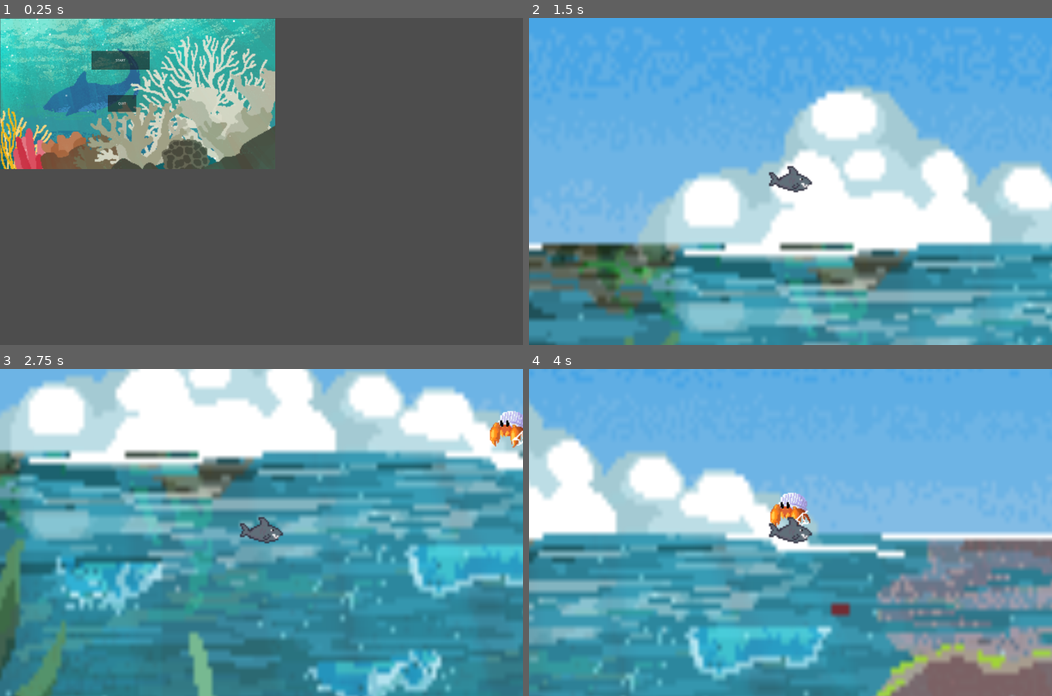
Above: before the commit, frames 1-4 (two rows, left to right).
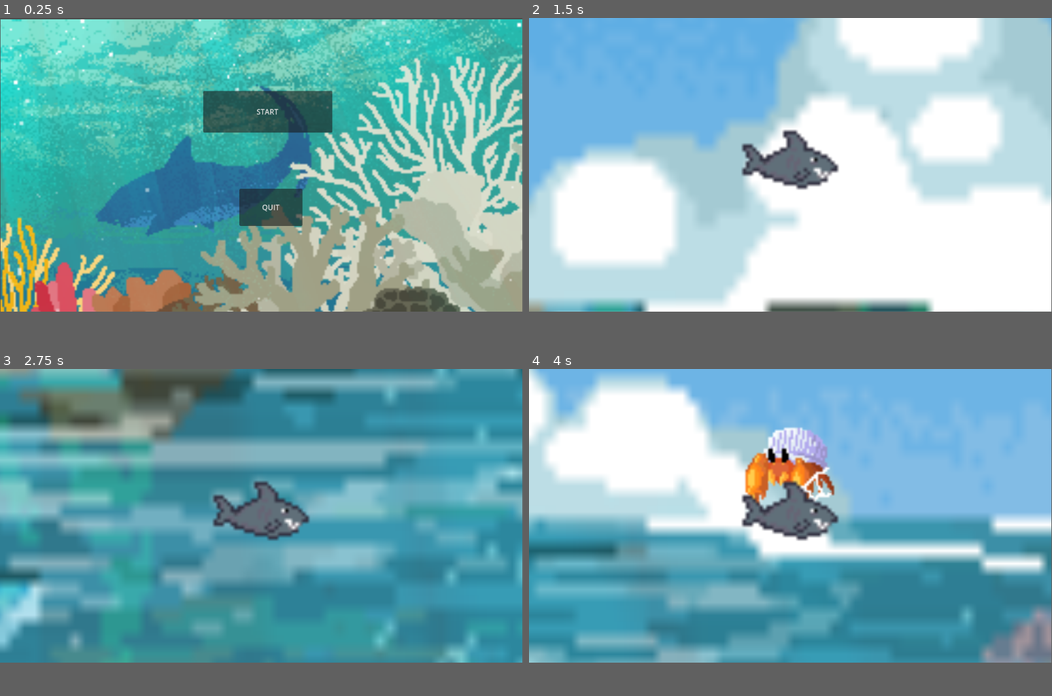
Above: after the commit, the same moments.

Repository: M-L-o-g-i-c/s.h.a.r.k
Game: Godot game, scene res://scenes/menus/enter.tscn
Same seed, same stepped clock (60 frames per second), same inputs: the game is played once before the commit and once after it. The engine's default icon, where the game draws it, is replaced by a stand-in: a white triangle on a blue panel in a dark square.
Inputs:
- Up to frame 1 (0.25 s): no input
- Up to frame 2 (1.5 s): click "START" at 0.5 s; tap Enter at 1.25 s; hold D (right) from 1.28 s (still down); hold Shift (boost) from 1.28 s (still down)
- Up to frame 3 (2.75 s): release D (right) at 2.03 s; release Shift (boost) at 2.03 s; hold S (down) from 2.03 s (still down); tap Shift (boost) at 2.1 s
- Up to frame 4 (4 s): release S (down) at 2.78 s; hold D (right) 2.78-3.53 s; hold Shift (boost) 2.78-3.53 s; hold W (up) from 3.53 s (still down); tap Shift (boost) at 3.6 s
In our replay, the window is 800x500 before the commit and 799x449 after it. These sizes can differ from the game's own. Grey fills any space a smaller window leaves; there, only what the larger window draws over its background counts as a difference.

The runs differ from the first frame. In frame 1, 85% of the frame differs, in the area x 0-100%, y 0-90%; in frame 2, 69%; in frame 3, 66%; in frame 4, 58%.

Commit message:
last push before swim
we got it

Diff:
--- /dev/null
+++ b/CompetitiveProgramming/mains/Resources/Item.gd
@@ -0,0 +1,27 @@
+extends Resource
+
+
+
+
+
+
+
+
+
+
+
+
+
+
+
+
+
+
+
+
+
+class_name Item
+@export var title : String
+@export var icon : Texture2D
+@export var cost : int
+@export var itemID : int
--- a/CompetitiveProgramming/mains/cp/MOST_IMPORTANT/GameManager.gd
+++ b/CompetitiveProgramming/mains/cp/MOST_IMPORTANT/GameManager.gd
@@ -21,18 +21,20 @@
 
 
 var coin_count : int = 0
+
+#level 1
 var starfish_killed : int = 0
 var lionfish_killed : int = 0
 const STARFISH_TARGET : int = 6
-const LIONFISH_TARGET : int =0
+const LIONFISH_TARGET : int = 0
 
-signal coin_earned()
-signal coin_gained()
+# comment signal coin_earned()
+# comment signal coin_gained()
 # gained means free money
 # everything is better when they are free
 
-signal coin_lost()
-signal coin_spent()
+#comment signal coin_lost()
+#comment signal coin_spent()
 
 
 
--- /dev/null
+++ b/CompetitiveProgramming/shopui/reef_shop.gd
@@ -0,0 +1,55 @@
+extends Control
+
+
+
+
+
+
+
+
+
+
+
+
+
+
+
+
+
+
+
+
+
+var previous : int = 0
+var flash_color : Color = Color.GOLD
+var cs : String
+var CCoins : int = 0:
+	set(new_value):
+		if(new_value < previous): flash_color = Color.RED
+		else: flash_color = Color.GREEN
+		$CoralCoins.modulate = flash_color
+		cs = "Coral Coins : " + str(new_value)
+		$CoralCoins.text = cs
+
+		$CC.start()
+		previous = new_value
+
+func _on_cc_timeout():
+	flash_color = Color.GOLD
+	$CoralCoins.modulate = flash_color
+
+
+
+
+
+enum MODE {
+	OFF,
+	ON
+}
+
+# enum increments each constant so it is basically 0 and 1
+	#revert color
+# flashes different colors each time +
+
+
+# CCoins stand for coral coins
--- a/Item.gd
+++ /dev/null
@@ -1,28 +0,0 @@
-extends Node
-
-
-
-
-
-
-
-
-
-
-
-
-
-
-
-
-
-
-
-
-
-class_name Item
-
-@export var item_name : String
-@export var icon : Texture2D
-
-#this is our item global
--- a/project.godot
+++ b/project.godot
@@ -21,8 +21,6 @@
 
 [display]
 
-window/size/viewport_width=3840
-window/size/viewport_height=2160
 window/size/mode=2
 
 [global_group]
--- a/scenes/mainTasks/earlyStage/level_2.tscn
+++ b/scenes/mainTasks/earlyStage/level_2.tscn
@@ -2,5 +2,16 @@
 
 [ext_resource type="Script" uid="uid://bhlwrrjrr6pfe" path="res://scenes/mainTasks/earlyStage/level_2.gd" id="1_0fqpd"]
 
+[sub_resource type="RectangleShape2D" id="RectangleShape2D_0fqpd"]
+
 [node name="Level2" type="Node2D" unique_id=1064622894]
 script = ExtResource("1_0fqpd")
+
+[node name="Lessons" type="Node" parent="." unique_id=1622670723]
+
+[node name="Leak1" type="Area2D" parent="Lessons" unique_id=893819749]
+
+[node name="Sprite1" type="Sprite2D" parent="Lessons/Leak1" unique_id=643106828]
+
+[node name="Coll1" type="CollisionShape2D" parent="Lessons/Leak1" unique_id=1102269558]
+shape = SubResource("RectangleShape2D_0fqpd")
--- a/scenes/menus/Shop/reef_shop.gd
+++ /dev/null
@@ -1,23 +0,0 @@
-extends Control
-
-
-
-
-
-
-
-
-
-
-
-
-
-
-
-
-
-
-
-
-
-var CoralCoins : int = 0
--- a/scenes/menus/Shop/reef_shop.tscn
+++ b/scenes/menus/Shop/reef_shop.tscn
@@ -1,49 +1,36 @@
 [gd_scene format=3 uid="uid://0gob41x81xg"]
 
-[ext_resource type="Script" uid="uid://6mouh4u345sn" path="res://scenes/menus/Shop/reef_shop.gd" id="1_0kafp"]
+[ext_resource type="Texture2D" uid="uid://cp3bufqm88gao" path="res://assets/art/created_assets/background/shop.png" id="1_0kafp"]
+[ext_resource type="Script" uid="uid://cg3ktu7pnww5l" path="res://CompetitiveProgramming/shopui/reef_shop.gd" id="1_nr5xl"]
 
-[node name="ReefShop" type="Control" unique_id=197530430]
+[node name="ReefShop" type="Control" unique_id=1820500211]
 layout_mode = 3
 anchors_preset = 15
 anchor_right = 1.0
 anchor_bottom = 1.0
-offset_right = 41.0
-offset_bottom = 24.0
 grow_horizontal = 2
 grow_vertical = 2
-script = ExtResource("1_0kafp")
+script = ExtResource("1_nr5xl")
 
-[node name="UI" type="CanvasLayer" parent="." unique_id=528733859]
+[node name="ColorRect" type="ColorRect" parent="." unique_id=1539620129]
+layout_mode = 0
+offset_right = 1153.0
+offset_bottom = 652.0
+color = Color(0, 0.77254903, 0.78431374, 1)
 
-[node name="CoralCoins" type="Label" parent="UI" unique_id=574677597]
-offset_left = 1439.0
-offset_top = 84.0
-offset_right = 2039.0
-offset_bottom = 447.0
-text = "coral coins:"
+[node name="TextureRect" type="TextureRect" parent="." unique_id=862417037]
+layout_mode = 0
+offset_right = 1152.0
+offset_bottom = 648.0
+texture = ExtResource("1_0kafp")
 
-[node name="ShopPanels" type="Panel" parent="UI" unique_id=704191941]
-offset_left = 2918.0
-offset_top = 288.0
-offset_right = 3827.0
-offset_bottom = 1585.0
-size_flags_horizontal = 8
+[node name="CoralCoins" type="Label" parent="." unique_id=1973289998]
+layout_mode = 0
+offset_right = 40.0
+offset_bottom = 23.0
 
-[node name="PanelLabel" type="Label" parent="UI/ShopPanels" unique_id=530140585]
-layout_mode = 0
-offset_left = 335.0
-offset_top = 23.0
-offset_right = 690.0
-offset_bottom = 226.0
-text = "Shop
-"
+[node name="CC" type="Timer" parent="." unique_id=879084602]
+wait_time = 0.5
+one_shot = true
 
-[node name="ScrollContainer" type="ScrollContainer" parent="UI/ShopPanels" unique_id=1859084595]
-layout_mode = 0
-offset_left = 104.0
-offset_top = 158.0
-offset_right = 664.0
-offset_bottom = 905.0
-
-[node name="VBoxContainer" type="VBoxContainer" parent="UI/ShopPanels/ScrollContainer" unique_id=1825174369]
-layout_mode = 2
+[connection signal="timeout" from="CC" to="." method="_on_cc_timeout"]
--- /dev/null
+++ b/scenes/menus/Shop/slot.tscn
@@ -0,0 +1,21 @@
+[gd_scene format=3 uid="uid://d1dnwrrooefea"]
+
+[node name="SLOT" type="Panel" unique_id=1640245282]
+custom_minimum_size = Vector2(85, 30)
+offset_right = 40.0
+offset_bottom = 40.0
+
+[node name="SlotRect" type="TextureRect" parent="." unique_id=434695502]
+layout_mode = 1
+anchors_preset = -1
+offset_left = 44.0
+offset_right = 84.0
+offset_bottom = 40.0
+
+[node name="SLOTLB" type="Label" parent="." unique_id=509029656]
+layout_mode = 1
+anchors_preset = -1
+offset_left = 1.0
+offset_top = 2.0
+offset_right = 41.0
+offset_bottom = 25.0
--- /dev/null
+++ b/scenes/menus/Shop/user_inventory.tscn
@@ -0,0 +1,11 @@
+[gd_scene format=3 uid="uid://chxbejccwrm8q"]
+
+[node name="UserInventory" type="Control" unique_id=1933541580]
+layout_mode = 3
+anchors_preset = 15
+anchor_right = 1.0
+anchor_bottom = 1.0
+grow_horizontal = 2
+grow_vertical = 2
+
+[node name="UI2" type="CanvasLayer" parent="." unique_id=1913317121]
Not shown, added: CompetitiveProgramming/mains/Resources/Item.gd.uid
Not shown, added: CompetitiveProgramming/shopui/reef_shop.gd.uid
Not shown, removed: Item.gd.uid
Binary file added: assets/art/created_assets/OBJ/oil/oil 1.png
Not shown, added: assets/art/created_assets/OBJ/oil/oil 1.png.import
Binary file added: assets/art/created_assets/OBJ/oil/oil 2.png
Not shown, added: assets/art/created_assets/OBJ/oil/oil 2.png.import
Binary file added: assets/art/created_assets/OBJ/oil/oil 3.png
Not shown, added: assets/art/created_assets/OBJ/oil/oil 3.png.import
Binary file added: assets/art/created_assets/OBJ/oil/oil 4.png
Not shown, added: assets/art/created_assets/OBJ/oil/oil 4.png.import
Binary file added: assets/art/created_assets/OBJ/oil/oil 5.png
(and 30 more such lines)
